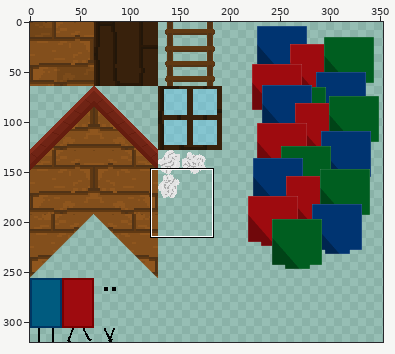
Sprite sheet -- _games/the-flying-house/Flying-House.png. The first picture is a wide view before the edit; the outline marks the close-up.
Close-up. Old version:
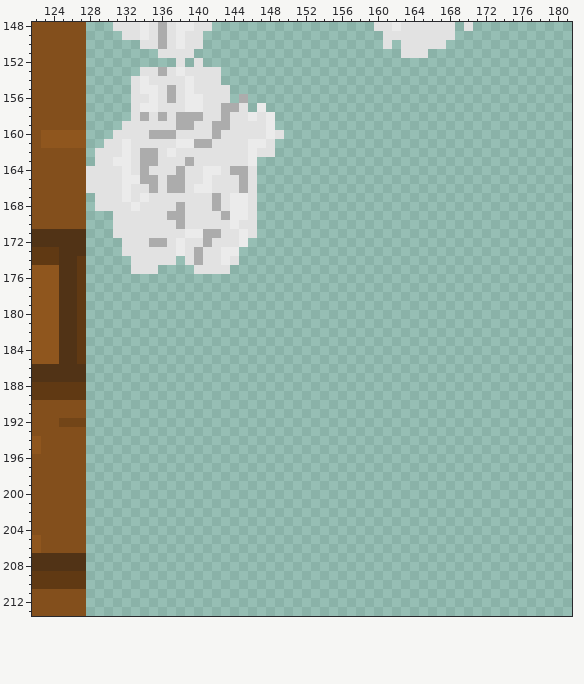
The file is 384x320 pixels. Colours within 5 levels of each other are drawn and written as one. Shown: x 122..181, y 148..213. The wide view leaves out empty margins.
And afterwards:
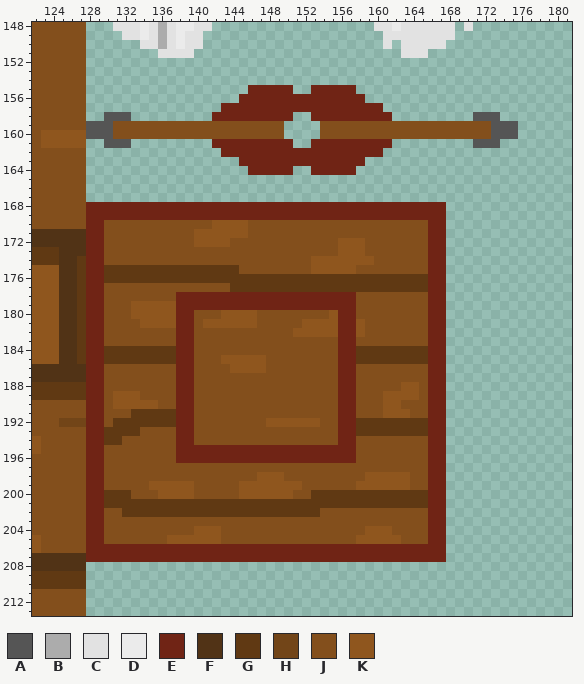
Palette (. is transparent): A #555555  B #acacac  C #e2e2e2  D #ebebeb  E #702415  F #513316  G #603913  H #724518  J #834f1c  K #8f561e
Change:
@@ x 122..181 @@
 151 JJJJJJ........CCCC.......................CCC................
-152 JJJJJJ..........C.C.........................................
-153 JJJJJJ......CCBCDCCCC.......................................
-154 JJJJJJ.....CDCCCCDCCC.......................................
-155 JJJJJJ.....CDDCBCDCCCC......................................
-156 JJJJJJ.....CCDCBCDDCCC.B....................................
-157 JJJJJJ.....CDDCCCDDCCBBC.D..................................
-158 JJJJJJ.....CBCBCBBBCCBCCDCD.................................
-159 JJJJJJ....CCCCCCBBCCBBCCCCD.................................
-160 JKKKKK...CCCCBBBCCCCBCCCCCDC................................
-161 JKKKKK..CCDCCCCCDDBBCCCCDDC.................................
-162 JJJJJJ.CCCDCBBCDCCCCCCCCDCC.................................
-163 JJJJJJ.CCDDCBBCCCBCCCCCCD...................................
-164 JJJJJJCCCCDCBCCCBCCDDCBBC...................................
-165 JJJJJJCCCCDDBBCBBCCDCCCBC...................................
-166 JJJJJJCCCCDCCBCBBCDDCCCBC...................................
-167 JJJJJJ.CCCDCDCCCCCCCBCDDC...................................
-168 JJJJJJ.CCCCDCCCCBCCCBCDDC...................................
-169 JJJJJJ...CCCCCCBBCCCCBDDC...................................
-170 JJJJJJ...CCCCCCCBCCCCCDCC...................................
-171 FFFFFF...CCCCCCCCDDBBCCDC...................................
-172 FFFFFF....CCCBBCDCCBCCCD....................................
-173 GGGFFF....CCCCCCDCBCCDD.....................................
-174 GGGFFG.....CCCCC.CBCCDC.....................................
-175 KKKFFG.....CCC....CCCC......................................
-176 KKKFFG......................................................
-177 KKKFFG......................................................
-178 KKKFFG......................................................
-179 KKKFFG......................................................
-180 KKKFFG......................................................
-181 KKKFFG......................................................
-182 KKKFFG......................................................
-183 KKKFFG......................................................
-184 KKKFFG......................................................
-185 KKKFFG......................................................
-186 FFFFFF......................................................
-187 FFFFFF......................................................
-188 GGGGGG......................................................
-189 GGGGGG......................................................
-190 JJJJJJ......................................................
-191 JJJJJJ......................................................
-192 JJJHHH......................................................
-193 JJJJJJ......................................................
-194 KJJJJJ......................................................
-195 KJJJJJ......................................................
-196 JJJJJJ......................................................
-197 JJJJJJ......................................................
-198 JJJJJJ......................................................
-199 JJJJJJ......................................................
-200 JJJJJJ......................................................
-201 JJJJJJ......................................................
-202 JJJJJJ......................................................
-203 JJJJJJ......................................................
-204 JJJJJJ......................................................
-205 KJJJJJ......................................................
-206 KJJJJJ......................................................
-207 FFFFFF......................................................
+152 JJJJJJ......................................................
+153 JJJJJJ......................................................
+154 JJJJJJ......................................................
+155 JJJJJJ..................EEEEE..EEEEE........................
+156 JJJJJJ.................EEEEEEEEEEEEEE.......................
+157 JJJJJJ...............EEEEEEEEEEEEEEEEEE.....................
+158 JJJJJJ..AAA.........EEEEEEEEE..EEEEEEEEE.........AAA........
+159 JJJJJJAAAJJJJJJJJJJJJJJJJJJJ....JJJJJJJJJJJJJJJJJJJAAA......
+160 JKKKKKAAAJJJJJJJJJJJJJJJJJJJ....JJJJJJJJJJJJJJJJJJJAAA......
+161 JKKKKK..AAA.........EEEEEEEEE..EEEEEEEEE.........AAA........
+162 JJJJJJ...............EEEEEEEEEEEEEEEEEE.....................
+163 JJJJJJ.................EEEEEEEEEEEEEE.......................
+164 JJJJJJ..................EEEEE..EEEEE........................
+165 JJJJJJ......................................................
+166 JJJJJJ......................................................
+167 JJJJJJ......................................................
+168 JJJJJJEEEEEEEEEEEEEEEEEEEEEEEEEEEEEEEEEEEEEEEE..............
+169 JJJJJJEEEEEEEEEEEEEEEEEEEEEEEEEEEEEEEEEEEEEEEE..............
+170 JJJJJJEEJJJJJJJJJJJJKKKKJJJJJJJJJJJJJJJJJJJJEE..............
+171 FFFFFFEEJJJJJJJJJJKKKKKKJJJJJJJJJJJJJJJJJJJJEE..............
+172 FFFFFFEEJJJJJJJJJJKKKKJJJJJJJJJJJJKKKJJJJJJJEE..............
+173 GGGFFFEEJJJJJJJJJJJJJJJJJJJJJJJJJJKKKJJJJJJJEE..............
+174 GGGFFGEEJJJJJJJJJJJJJJJJJJJJJJJKKKKKKKJJJJJJEE..............
+175 KKKFFGEEGGGGGGGGGGGGGGGJJJJJJJJKKKKKJJJJJJJJEE..............
+176 KKKFFGEEGGGGGGGGGGGGGGGGGGGGGGGGGGGGGGGGGGGGEE..............
+177 KKKFFGEEJJJJJJJJJJJJJJGGGGGGGGGGGGGGGGGGGGGGEE..............
+178 KKKFFGEEJJJJJJJJEEEEEEEEEEEEEEEEEEEEJJJJJJJJEE..............
+179 KKKFFGEEJJJKKKKKEEEEEEEEEEEEEEEEEEEEJJJJJJJJEE..............
+180 KKKFFGEEJJJKKKKKEEJJJKKKKJJJJJJJJKEEJJJJJJJJEE..............
+181 KKKFFGEEJJJJKKKKEEJKKKKKKJJJJJKKKKEEKJJJJJJJEE..............
+182 KKKFFGEEJJJJJJJJEEJJJJJJJJJJJKKKKKEEKJJJJJJJEE..............
+183 KKKFFGEEJJJJJJJJEEJJJJJJJJJJJJJJJJEEJJJJJJJJEE..............
+184 KKKFFGEEGGGGGGGGEEJJJJJJJJJJJJJJJJEEGGGGGGGGEE..............
+185 KKKFFGEEGGGGGGGGEEJJJKKKKKJJJJJJJJEEGGGGGGGGEE..............
+186 FFFFFFEEJJJJJJJJEEJJJJKKKKJJJJJJJJEEJJJJJJJJEE..............
+187 FFFFFFEEJJJJJJJJEEJJJJJJJJJJJJJJJJEEJJJJJJJJEE..............
+188 GGGGGGEEJJJJJJJJEEJJJJJJJJJJJJJJJJEEJJJJJKKJEE..............
+189 GGGGGGEEJKKKJJJJEEJJJJJJJJJJJJJJJJEEJJJKKKKJEE..............
+190 JJJJJJEEJKKKKKJJEEJJJJJJJJJJJJJJJJEEJJJKKJJJEE..............
+191 JJJJJJEEJJJGGGGGEEJJJJJJJJJJJJJJJJEEJJJKKKJJEE..............
+192 JJJHHHEEJGGGGGGGEEJJJJJJJJKKKKKKJJEEGGGGGGGGEE..............
+193 JJJJJJEEGGGGJJJJEEJJJJJJJJJJJJJJJJEEGGGGGGGGEE..............
+194 KJJJJJEEGGJJJJJJEEJJJJJJJJJJJJJJJJEEJJJJJJJJEE..............
+195 KJJJJJEEJJJJJJJJEEEEEEEEEEEEEEEEEEEEJJJJJJJJEE..............
+196 JJJJJJEEJJJJJJJJEEEEEEEEEEEEEEEEEEEEJJJJJJJJEE..............
+197 JJJJJJEEJJJJJJJJJJJJJJJJJJJJJJJJJJJJJJJJJJJJEE..............
+198 JJJJJJEEJJJJJJJJJJJJJJJJJKKKJJJJJJJJJKKKKKJJEE..............
+199 JJJJJJEEJJJJJKKKKKJJJJJKKKKKKKJJJJJJKKKKKKJJEE..............
+200 JJJJJJEEGGGJJJKKKKJJJJJKKKKKKJJGGGGGGGGGGGGGEE..............
+201 JJJJJJEEGGGGGGGGGGGGGGGGGGGGGGGGGGGGGGGGGGGGEE..............
+202 JJJJJJEEJJGGGGGGGGGGGGGGGGGGGGGGJJJJJJJJJJJJEE..............
+203 JJJJJJEEJJJJJJJJJJJJJJJJJJJJJJJJJJJJJJJJJJJJEE..............
+204 JJJJJJEEJJJJJJJJJJKKKJJJJJJJJJJJJJJJJKKKJJJJEE..............
+205 KJJJJJEEJJJJJJJKKKKKKJJJJJJJJJJJJJJJKKKKKJJJEE..............
+206 KJJJJJEEEEEEEEEEEEEEEEEEEEEEEEEEEEEEEEEEEEEEEE..............
+207 FFFFFFEEEEEEEEEEEEEEEEEEEEEEEEEEEEEEEEEEEEEEEE..............
 208 FFFFFF......................................................
